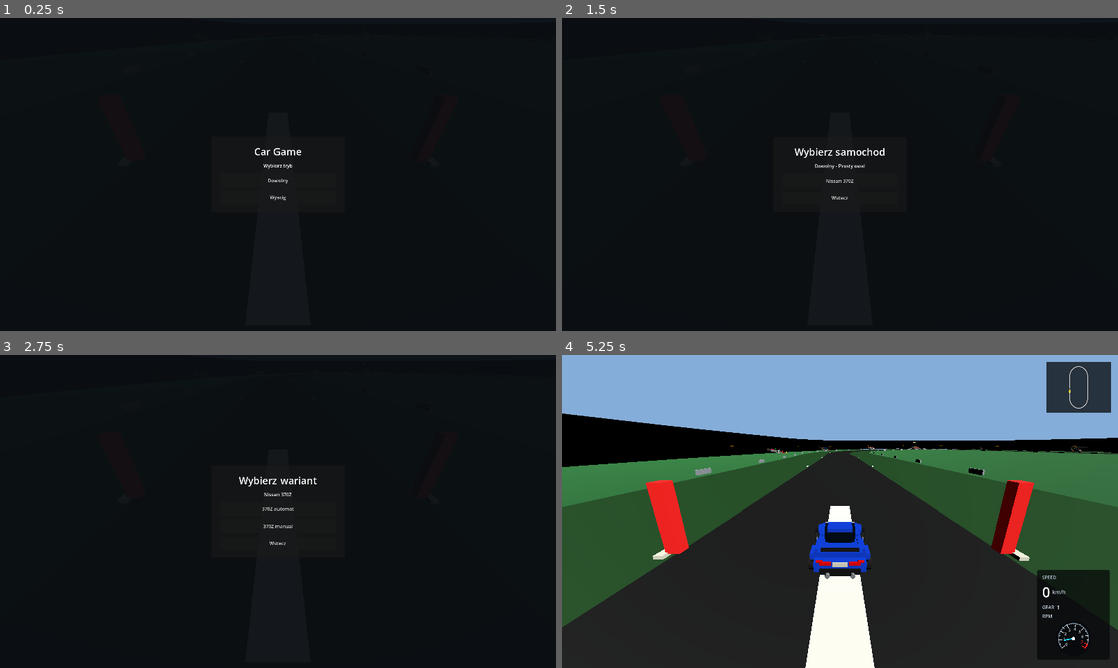
Above: before the commit, frames 1-4 (two rows, left to right).
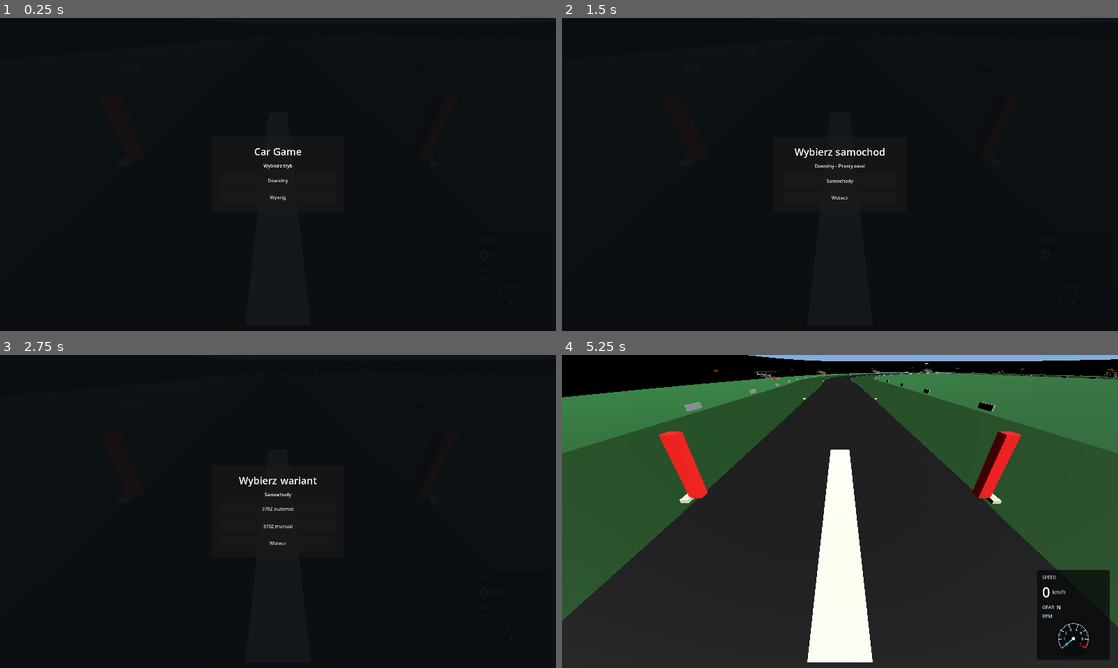
Above: after the commit, the same moments.

Repository: Dziuras98/car-game
Game: Godot game, scene res://scenes/startup.tscn
The game is run twice, just before and just after one commit, with the same random seed, the same clock (stepped at 60 frames per second) and the same inputs.
Inputs:
- Up to frame 1 (0.25 s): no input
- Up to frame 2 (1.5 s): click "Dowolny" at 0.5 s; click "Prosty owal" at 1.25 s
- Up to frame 3 (2.75 s): click "Nissan 370Z" (after the commit: "Samochody") at 2 s
- Up to frame 4 (5.25 s): click "370Z automat" at 2.75 s; hold Right (steer-right) 3.53-4.28 s; tap C (camera-back) at 3.6, 5.1 s; tap Enter at 4.25 s; hold Down (brake) 4.28-5.03 s; tap T (switch-car) at 4.35 s; tap R (reset-car) at 5 s; hold Right (steer-right) from 5.03 s (still down)

The runs differ from the first frame. In frame 2, less than 0.1% of the frame differs, in the area x 47-53%, y 51-54%; in frame 3, less than 0.1%; in frame 4, 50%, in the area x 0-100%, y 0-100%.
Error after the commit: Parse Error: Too few arguments for "build_track_options()" call. Expected at least 1 but received 0. (res://scripts/game/game_manager.gd:170)

Commit message:
Build track menu options from catalog definitions

Diff:
--- a/scripts/game/menu_options_builder.gd
+++ b/scripts/game/menu_options_builder.gd
@@ -1,35 +1,20 @@
 extends RefCounted
 class_name MenuOptionsBuilder
 
-const DEFAULT_TRACK_LAYOUT: TrackLayoutResource = preload("res://resources/tracks/simple_oval.tres")
 
+static func build_track_options(track_catalog: TrackCatalog) -> Array[Dictionary]:
+	var track_options: Array[Dictionary] = []
+	if track_catalog == null:
+		return track_options
 
-static func build_track_options() -> Array[Dictionary]:
-	var track_layouts: Array[TrackLayoutResource] = [DEFAULT_TRACK_LAYOUT]
-	return build_track_options_from_layouts(track_layouts)
-
-
-static func build_track_options_from_layouts(
-	track_layouts: Array[TrackLayoutResource]
-) -> Array[Dictionary]:
-	var track_options: Array[Dictionary] = []
-	var used_track_ids: Dictionary = {}
-
-	for layout: TrackLayoutResource in track_layouts:
-		if layout == null or not layout.is_valid():
+	for definition: TrackDefinition in track_catalog.get_tracks():
+		if definition == null or not definition.is_valid():
 			continue
-
-		var track_id: String = str(layout.track_id)
-		if used_track_ids.has(track_id):
-			continue
-		used_track_ids[track_id] = true
-
 		track_options.append({
-			"label": layout.display_name,
-			"track_id": track_id,
-			"recommended_laps": maxi(layout.recommended_laps, 1),
+			"label": definition.display_name,
+			"track_id": str(definition.track_id),
+			"recommended_laps": definition.recommended_laps,
 		})
-
 	return track_options
 
 
